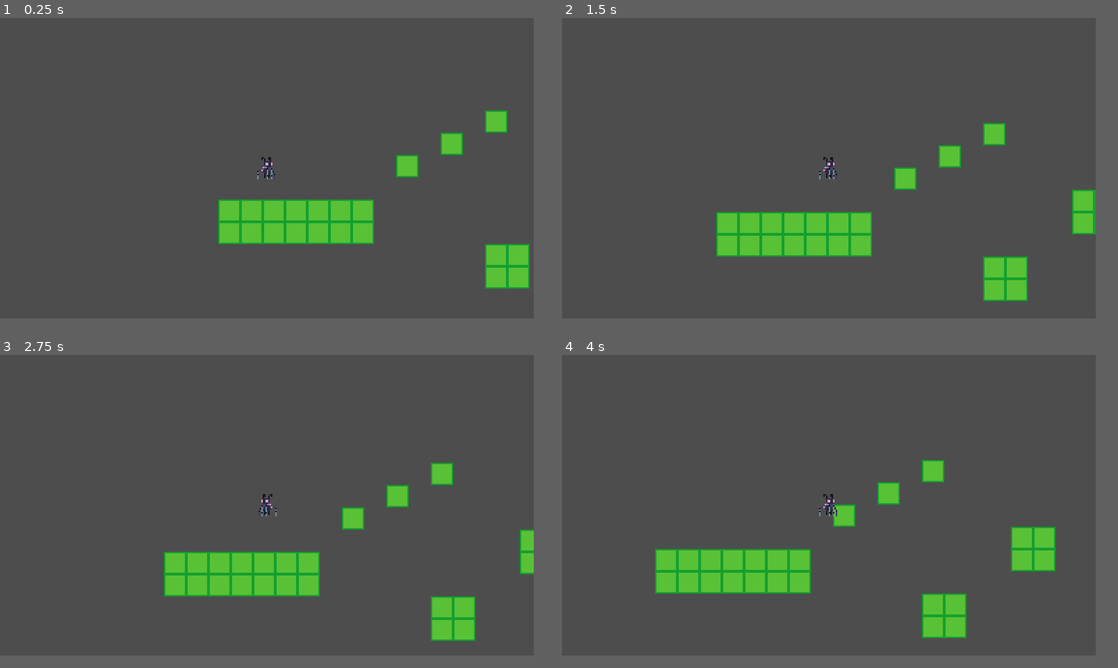
Above: before the commit, frames 1-4 (two rows, left to right).
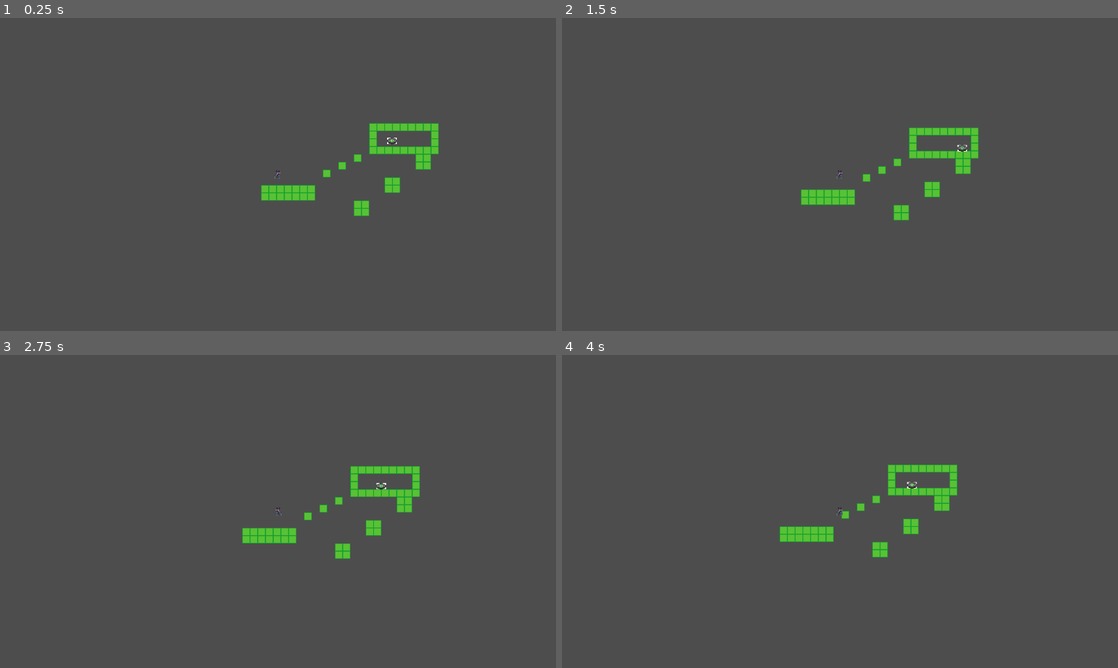
Above: after the commit, the same moments.

Repository: reyhan0173/Pixel-Game-Jam
Game: Godot game, scene res://scenes/playground.tscn
Two runs of this game, one before a commit and one after it. Both use one fixed random seed, a clock stepped at 60 frames per second and the inputs below.
Inputs:
- Up to frame 1 (0.25 s): no input
- Up to frame 2 (1.5 s): hold Space (jump) 0.53-1.28 s; hold D (move_right) from 0.53 s (still down); tap Space (jump) at 1.35 s
- Up to frame 3 (2.75 s): tap Space (jump) at 1.52, 1.82 s; release D (move_right) at 2.03 s; hold A (move_left) from 2.03 s (still down); hold Space (jump) from 2.03 s (still down)
- Up to frame 4 (4 s): release A (move_left) at 2.78 s; release Space (jump) at 2.78 s; hold D (move_right) from 2.78 s (still down); tap Space (jump) at 2.85, 3.02, 3.32 s; hold Space (jump) from 3.53 s (still down)
In our replay, the window is 768x432 before the commit and 800x450 after it. These sizes can differ from the game's own. Grey fills any space a smaller window leaves; there, only what the larger window draws over its background counts as a difference.

The runs differ from the first frame. In frame 1, 7.6% of the frame differs, in the area x 39-96%, y 29-87%; in frame 2, 8.3%; in frame 3, 8.0%; in frame 4, 8.6%, in the area x 16-89%, y 33-91%.

Commit message:
created roombot

Diff:
--- a/project.godot
+++ b/project.godot
@@ -17,9 +17,6 @@
 
 [display]
 
-window/size/viewport_width=384
-window/size/viewport_height=216
-window/size/mode=4
 window/stretch/mode="canvas_items"
 window/stretch/scale_mode="integer"
 
@@ -47,6 +44,7 @@
 2d_physics/layer_2="wall"
 2d_physics/layer_3="bubble"
 2d_physics/layer_4="water"
+2d_physics/layer_5="roombot"
 
 [rendering]
 
--- /dev/null
+++ b/scenes/alert.gd
@@ -0,0 +1,30 @@
+extends enemy_state
+
+@export var patrol_state: enemy_state
+
+var speed: float = 100
+
+var direction: int = 1
+
+func enter() -> void:
+	#parent.animations.play(animation_name)
+
+	# dont have to set character velocity
+	parent.velocity = Vector2(speed * direction, 0)
+
+func exit() -> void:
+	# stop animation?
+	pass
+
+func process_frame(delta: float) -> enemy_state:
+	if parent.is_on_wall():
+		return patrol_state
+	return null
+
+func process_physics(delta: float) -> enemy_state:
+
+	parent.velocity = Vector2(speed * direction, gravity * delta)
+	parent.move_and_slide()
+
+
+	return null
--- a/scenes/playground.tscn
+++ b/scenes/playground.tscn
@@ -1,8 +1,9 @@
-[gd_scene load_steps=8 format=3 uid="uid://ceny4pga54mbm"]
+[gd_scene load_steps=9 format=3 uid="uid://ceny4pga54mbm"]
 
 [ext_resource type="PackedScene" uid="uid://bhpqwbnbvkb2g" path="res://scenes/player.tscn" id="1_gy1s4"]
 [ext_resource type="Texture2D" uid="uid://dvt4vaqos4xp" path="res://assets/tiles/ground.png" id="1_js4ev"]
 [ext_resource type="PackedScene" uid="uid://pxs4xp2j5q1k" path="res://scenes/bubble_emitter.tscn" id="2_miupi"]
+[ext_resource type="PackedScene" uid="uid://dncncsaec6j0q" path="res://scenes/roombot.tscn" id="4_4rp6j"]
 
 [sub_resource type="TileSetAtlasSource" id="TileSetAtlasSource_pcjm3"]
 texture = ExtResource("1_js4ev")
@@ -24,7 +25,7 @@
 [node name="Playground" type="TileMap"]
 tile_set = SubResource("TileSet_wfwn5")
 format = 2
-layer_0/tile_data = PackedInt32Array(589824, 1, 0, 589825, 1 …(341 unchanged characters)… 393236, 1, 0, 393237, 1, 0, 327701, 1, 0)
+layer_0/tile_data = PackedInt32Array(589824, 1, 0, 589825, 1 …(341 unchanged characters)… 393236, 1, 0, 393237, 1, 0, 327701, 1, 0, 65551, 1, 0, 65552, 1, 0, 65553, 1, 0, 65554, 1, 0, 65555, 1, 0, 65556, 1, 0, 65557, 1, 0, 65558, 1, 0, 131094, 1, 0, 196630, 1, 0, 262166, 1, 0, 262165, 1, 0, 262164, 1, 0, 262163, 1, 0, 262162, 1, 0, 262161, 1, 0, 262160, 1, 0, 262159, 1, 0, 262158, 1, 0, 196622, 1, 0, 131086, 1, 0, 65550, 1, 0)
 
 [node name="Player" parent="." instance=ExtResource("1_gy1s4")]
 position = Vector2(35, 115)
@@ -44,4 +45,7 @@
 shape = SubResource("WorldBoundaryShape2D_24h4o")
 
 [node name="BubbleEmitter" parent="." instance=ExtResource("2_miupi")]
-position = Vector2(190, 273)
+position = Vector2(186, 277)
+
+[node name="Roombot" parent="." instance=ExtResource("4_4rp6j")]
+position = Vector2(259, 48)
--- /dev/null
+++ b/scenes/reyhan_playground.tscn
@@ -0,0 +1,51 @@
+[gd_scene load_steps=9 format=3 uid="uid://di1dbyl66d2px"]
+
+[ext_resource type="Texture2D" uid="uid://dvt4vaqos4xp" path="res://assets/tiles/ground.png" id="1_inlmj"]
+[ext_resource type="PackedScene" uid="uid://bhpqwbnbvkb2g" path="res://scenes/player.tscn" id="2_cdrcs"]
+[ext_resource type="PackedScene" uid="uid://pxs4xp2j5q1k" path="res://scenes/bubble_emitter.tscn" id="3_174ip"]
+[ext_resource type="PackedScene" uid="uid://dncncsaec6j0q" path="res://scenes/roombot.tscn" id="4_45vov"]
+
+[sub_resource type="TileSetAtlasSource" id="TileSetAtlasSource_pcjm3"]
+texture = ExtResource("1_inlmj")
+0:0/0 = 0
+0:0/0/physics_layer_0/linear_velocity = Vector2(0, 0)
+0:0/0/physics_layer_0/angular_velocity = 0.0
+0:0/0/physics_layer_0/polygon_0/points = PackedVector2Array(-8, -8, 8, -8, 8, 8, -8, 8)
+
+[sub_resource type="TileSet" id="TileSet_wfwn5"]
+physics_layer_0/collision_layer = 2
+physics_layer_0/collision_mask = 7
+sources/1 = SubResource("TileSetAtlasSource_pcjm3")
+
+[sub_resource type="WorldBoundaryShape2D" id="WorldBoundaryShape2D_byno8"]
+normal = Vector2(0, 1)
+
+[sub_resource type="WorldBoundaryShape2D" id="WorldBoundaryShape2D_24h4o"]
+
+[node name="Playground" type="TileMap"]
+tile_set = SubResource("TileSet_wfwn5")
+format = 2
+layer_0/tile_data = PackedInt32Array(589824, 1, 0, 589825, 1, 0, 589826, 1, 0, 589827, 1, 0, 589828, 1, 0, 589829, 1, 0, 589830, 1, 0, 655360, 1, 0, 655361, 1, 0, 655362, 1, 0, 655363, 1, 0, 655364, 1, 0, 655365, 1, 0, 655366, 1, 0, 458760, 1, 0, 393226, 1, 0, 327692, 1, 0, 720909, 1, 0, 720908, 1, 0, 786444, 1, 0, 786445, 1, 0, 524304, 1, 0, 589840, 1, 0, 589841, 1, 0, 524305, 1, 0, 327700, 1, 0, 393236, 1, 0, 327701, 1, 0, 262166, 1, 0, 262165, 1, 0, 262163, 1, 0, 262162, 1, 0, 262161, 1, 0, 262160, 1, 0, 262159, 1, 0, 262158, 1, 0, 196622, 1, 0, 131086, 1, 0, 917525, 1, 0, 262164, 1, 0, 65550, 1, 0, 14, 1, 0, 262167, 1, 0, 262168, 1, 0, 262169, 1, 0, 262170, 1, 0, 262171, 1, 0, 262172, 1, 0, 262173, 1, 0, 262174, 1, 0, 262175, 1, 0)
+
+[node name="Player" parent="." instance=ExtResource("2_cdrcs")]
+position = Vector2(408, 54)
+jump_strength = 120
+gravity_strength = 200
+
+[node name="StaticBody2D" type="StaticBody2D" parent="."]
+position = Vector2(112, 42)
+
+[node name="CollisionShape2D" type="CollisionShape2D" parent="StaticBody2D"]
+shape = SubResource("WorldBoundaryShape2D_byno8")
+
+[node name="StaticBody2D2" type="StaticBody2D" parent="."]
+position = Vector2(122, 308)
+
+[node name="CollisionShape2D" type="CollisionShape2D" parent="StaticBody2D2"]
+shape = SubResource("WorldBoundaryShape2D_24h4o")
+
+[node name="BubbleEmitter" parent="." instance=ExtResource("3_174ip")]
+position = Vector2(186, 277)
+
+[node name="Roombot" parent="." instance=ExtResource("4_45vov")]
+position = Vector2(259, 48)
--- /dev/null
+++ b/scenes/roombot.tscn
@@ -0,0 +1,49 @@
+[gd_scene load_steps=7 format=3 uid="uid://dncncsaec6j0q"]
+
+[ext_resource type="Script" path="res://scripts/Roombot.gd" id="1_52k15"]
+[ext_resource type="Script" path="res://scripts/state_machine.gd" id="2_wnkjl"]
+[ext_resource type="Script" path="res://scripts/patrol.gd" id="3_xpkio"]
+[ext_resource type="Script" path="res://scenes/alert.gd" id="4_f28ks"]
+[ext_resource type="Texture2D" uid="uid://17eo3f2kmqbv" path="res://assets/enemies/temproombot.png" id="4_fse7k"]
+
+[sub_resource type="RectangleShape2D" id="RectangleShape2D_exg1j"]
+size = Vector2(20, 12)
+
+[node name="Roombot" type="CharacterBody2D"]
+collision_layer = 16
+collision_mask = 2
+script = ExtResource("1_52k15")
+
+[node name="CollisionShape2D" type="CollisionShape2D" parent="."]
+shape = SubResource("RectangleShape2D_exg1j")
+
+[node name="state_machine" type="Node" parent="." node_paths=PackedStringArray("starting_state")]
+script = ExtResource("2_wnkjl")
+starting_state = NodePath("patrol")
+
+[node name="patrol" type="Node" parent="state_machine" node_paths=PackedStringArray("alert_state")]
+script = ExtResource("3_xpkio")
+alert_state = NodePath("../alert")
+
+[node name="alert" type="Node" parent="state_machine" node_paths=PackedStringArray("patrol_state")]
+script = ExtResource("4_f28ks")
+patrol_state = NodePath("../patrol")
+
+[node name="Temproombot" type="Sprite2D" parent="."]
+position = Vector2(9.53674e-07, 0)
+scale = Vector2(0.0417537, 0.0397554)
+texture = ExtResource("4_fse7k")
+region_enabled = true
+region_rect = Rect2(257, 57, 479, 327)
+
+[node name="player_detection" type="RayCast2D" parent="."]
+rotation = -1.5708
+target_position = Vector2(-2.84124e-06, 65)
+
+[node name="l_collision_detector" type="RayCast2D" parent="."]
+position = Vector2(-10, 6)
+target_position = Vector2(0, 6)
+
+[node name="r_collision_detector" type="RayCast2D" parent="."]
+position = Vector2(10, 6)
+target_position = Vector2(0, 6)
--- /dev/null
+++ b/scripts/Roombot.gd
@@ -0,0 +1,25 @@
+class_name Enemy
+extends CharacterBody2D
+
+@onready
+var state_machine = $state_machine
+@onready
+var player_detection: = $player_detection
+@onready
+var ledgeCheckRight: = $LedgeCheckRight
+@onready
+var ledgeCheckLeft: = $LedgeCheckLeft
+@onready
+var sprite: = $Temproombot
+
+
+func _ready() -> void:
+	# Initialize the state machine, passing a reference of the player to the states,
+	# that way they can move and react accordingly
+	state_machine.init(self)
+
+func _physics_process(delta: float) -> void:
+	state_machine.process_physics(delta)
+
+func _process(delta: float) -> void:
+	state_machine.process_frame(delta)
--- /dev/null
+++ b/scripts/enemy_state.gd
@@ -0,0 +1,27 @@
+class_name enemy_state
+extends Node
+
+@export
+var animation_name: String
+@export
+var move_speed: float = 300
+
+# Add consistent gravity for this
+var gravity: int = ProjectSettings.get_setting("physics/2d/default_gravity")
+
+var parent: Enemy
+
+func enter() -> void:
+	parent.animations.play(animation_name)
+
+func exit() -> void:
+	pass
+
+func process_input(event: InputEvent) -> enemy_state:
+	return null
+
+func process_frame(delta: float) -> enemy_state:
+	return null
+
+func process_physics(delta: float) -> enemy_state:
+	return null
--- /dev/null
+++ b/scripts/patrol.gd
@@ -0,0 +1,33 @@
+extends enemy_state
+
+@export var alert_state: enemy_state
+
+var speed: float = 50
+
+var direction: int = 1
+
+func enter() -> void:
+	#parent.animations.play(animation_name)
+	parent.velocity = Vector2(speed * direction, 0)
+
+func exit() -> void:
+	# stop animation?
+	pass
+
+func process_frame(delta: float) -> enemy_state:
+	if parent.player_detection.is_colliding():
+		print("hellow world")
+		return alert_state
+	return null
+
+func process_physics(delta: float) -> enemy_state:
+
+	if parent.is_on_wall():
+		direction *= -1
+		parent.scale.x *= -1
+
+	parent.velocity = Vector2(speed * direction, gravity * delta)
+	parent.move_and_slide()
+
+
+	return null
--- /dev/null
+++ b/scripts/state_machine.gd
@@ -0,0 +1,35 @@
+extends Node
+
+@export
+var starting_state: enemy_state
+
+var current_state: enemy_state
+
+# Initialize the state machine by giving each child state a reference to the
+# parent object it belongs to and enter the default starting_state.
+func init(parent: Enemy) -> void:
+	for child in get_children():
+		child.parent = parent
+
+	# Initialize to the default state
+	change_state(starting_state)
+
+# Change to the new state by first calling any exit logic on the current state.
+func change_state(new_state: enemy_state) -> void:
+	if current_state:
+		current_state.exit()
+
+	current_state = new_state
+	current_state.enter()
+
+# Pass through functions for the Player to call,
+# handling state changes as needed.
+func process_physics(delta: float) -> void:
+	var new_state = current_state.process_physics(delta)
+	if new_state:
+		change_state(new_state)
+
+func process_frame(delta: float) -> void:
+	var new_state = current_state.process_frame(delta)
+	if new_state:
+		change_state(new_state)
--- a/scripts/states/state.gd
+++ b/scripts/states/state.gd
@@ -4,7 +4,6 @@
 enum Name {
 	STILL_GROUND, MOVE_GROUND, STILL_AIR, MOVE_AIR,
 }
-
 
 var player: Player
 
Binary file added: assets/enemies/temproombot.png
Not shown, added: assets/enemies/temproombot.png.import
